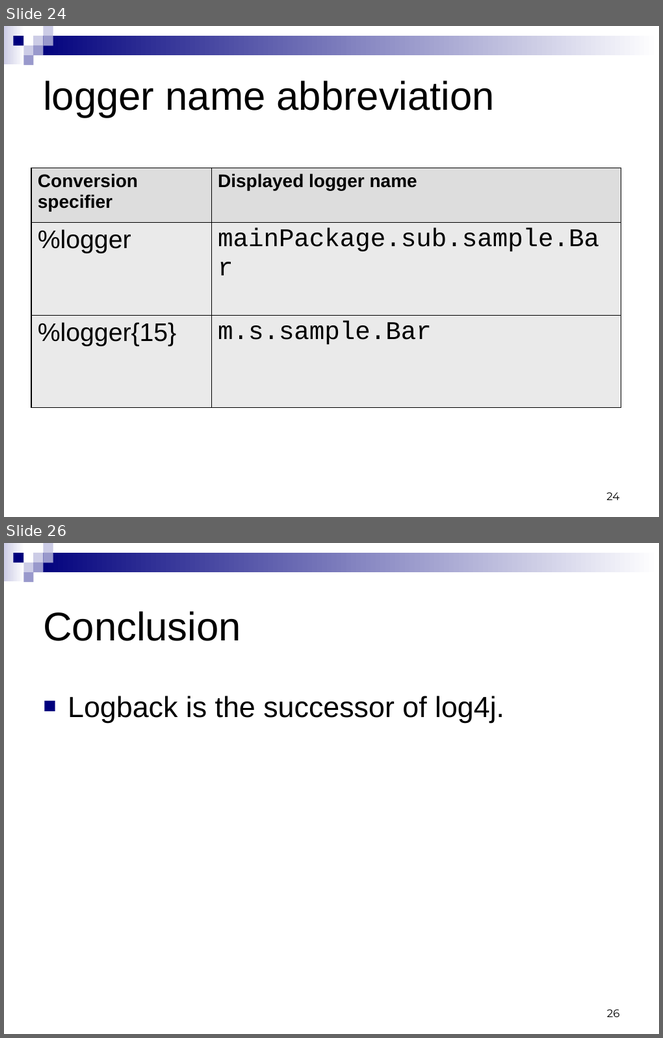
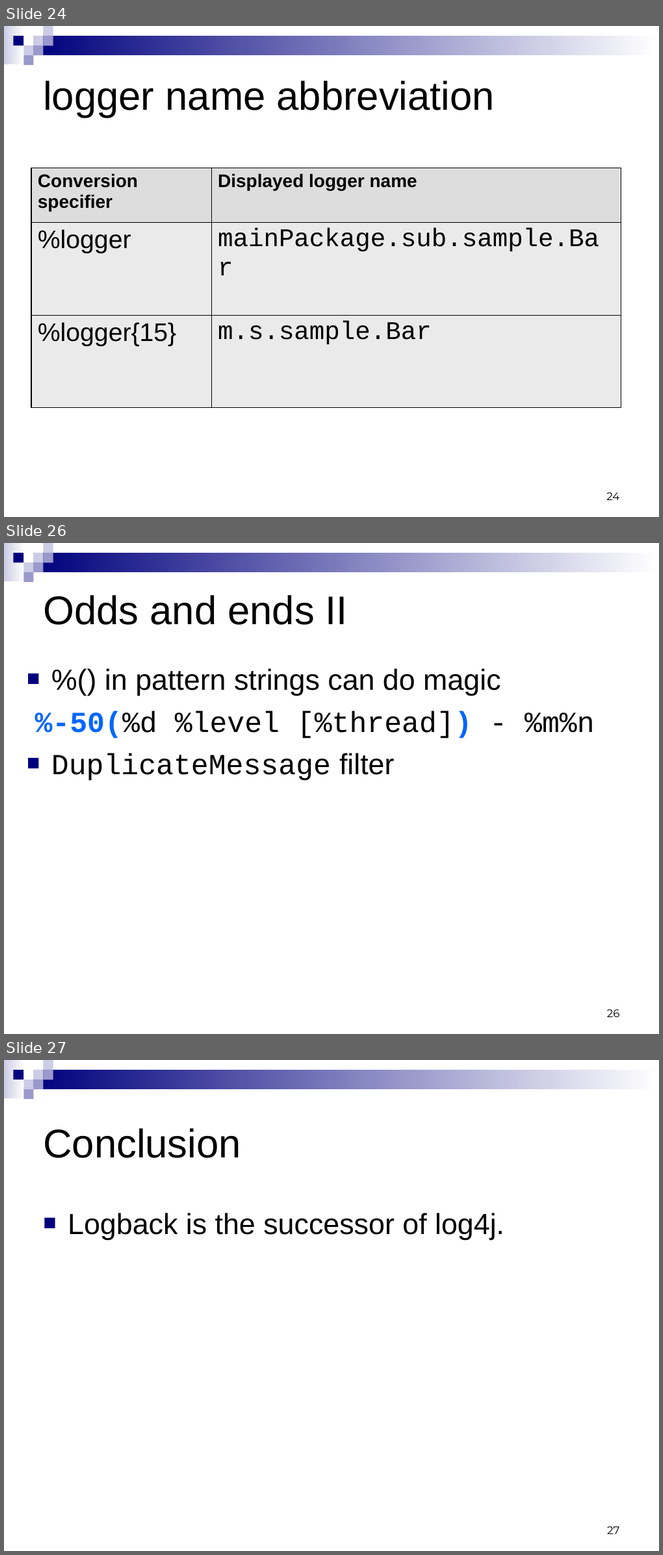
Before and after one commit to qos-ch/logback, a slide deck: logback-site/src/site/resources/logback.ppt. Shown one above the other, each under a label of ours: slides 24 and 26 before the commit, slides 24, 26 and 27 after it; the slides between them are not shown. The pictures are 663x1038 and 663x1555 pixels, drawn with LibreOffice and Linux fonts; fonts in the diff are those of the drawing. Boxes give left, top, right and bottom in pixels: in the first picture for what was removed or moved away, otherwise in the second. Text is boxed around its words. In the diff, an @@ line names an element or a change of style, - is before the commit and + after.

Commit message:
added a second slide on other odds and ends

```diff
--- a/logback-site/src/site/resources/logback.ppt
+++ b/logback-site/src/site/resources/logback.ppt
@@ slide 26 added at (4, 543, 659, 1034), background #FFFFFF; not listed: 9 template elements that a slide beside it also shows @@
@@ title added at (43, 595, 348, 625), 44 pt, text #000000 @@
+Odds and ends II
@@ text added at (35, 668, 595, 781), 32 pt, text #000000 @@
+■ %() in pattern strings can do magic
+%-50(%d %level [%thread]) - %m%n
+■ DuplicateMessage filter
@@ page number added at (607, 1010, 620, 1017), 12 pt, text #000000 @@
+26
@@ what was slide 26 is now slide 27 @@
@@ page number at (607, 1527, 620, 1534): text changed @@
-26
+27
```
Also in this commit, not shown: 1 slide changed.
